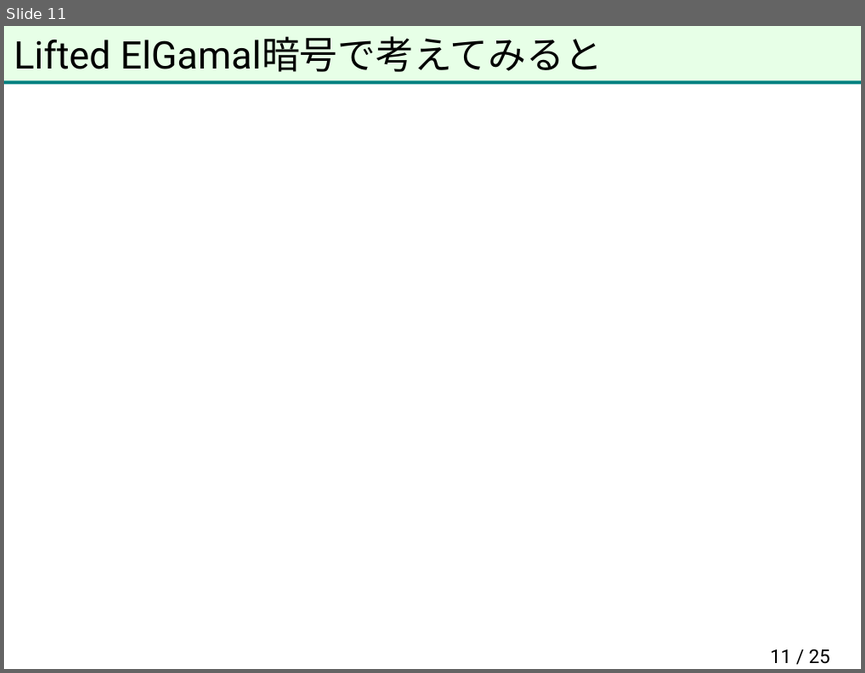
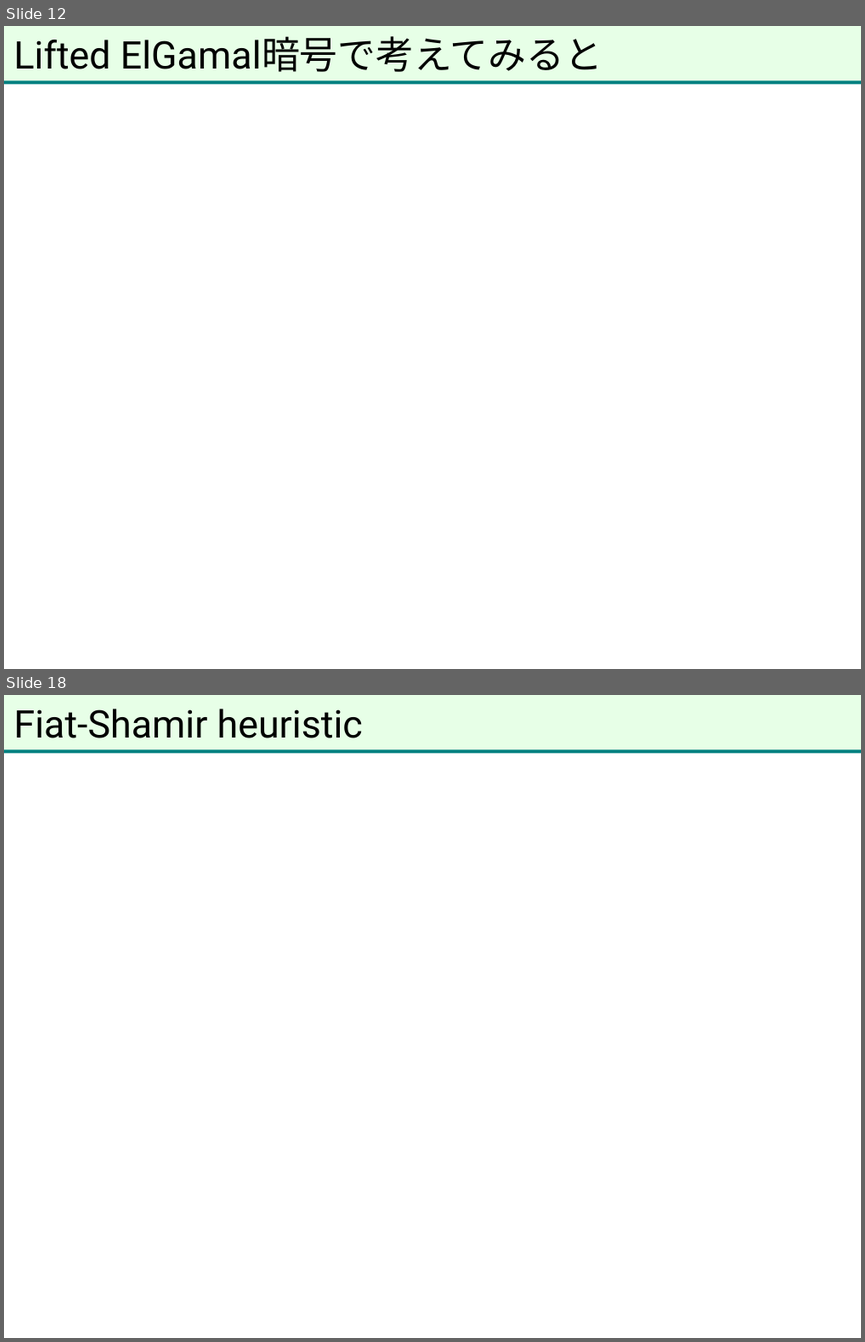
Before and after one commit to herumi/anninbon, a slide deck: lec/anninbon13.pptx. Shown one above the other, each under a label of ours: slide 11 before the commit, slides 12 and 18 after it; the slides between them are not shown. The pictures are 865x673 and 865x1342 pixels, drawn with LibreOffice and Linux fonts; fonts in the diff are those of the drawing; background and template pictures are left out. Boxes give left, top, right and bottom in pixels: in the first picture for what was removed or moved away, otherwise in the second. Text is boxed around its words. In the diff, an @@ line names an element or a change of style, - is before the commit and + after.

```diff
--- a/lec/anninbon13.pptx
+++ b/lec/anninbon13.pptx
@@ slide 18 added at (4,695,861,1338), background picture (left out); not listed: 2 template elements that a slide beside it also shows @@
@@ title added at (14,709,363,738), 32 pt, text #000000 @@
+Fiat-Shamir heuristic
@@ what was slide 11 is now slide 12 @@
@@ slide 12 changed as well @@
@@ page number removed at (770,649,830,664) @@
-11 / 25
```
Also in this commit, not shown: 9 other slides changed, 7 other slides added.
